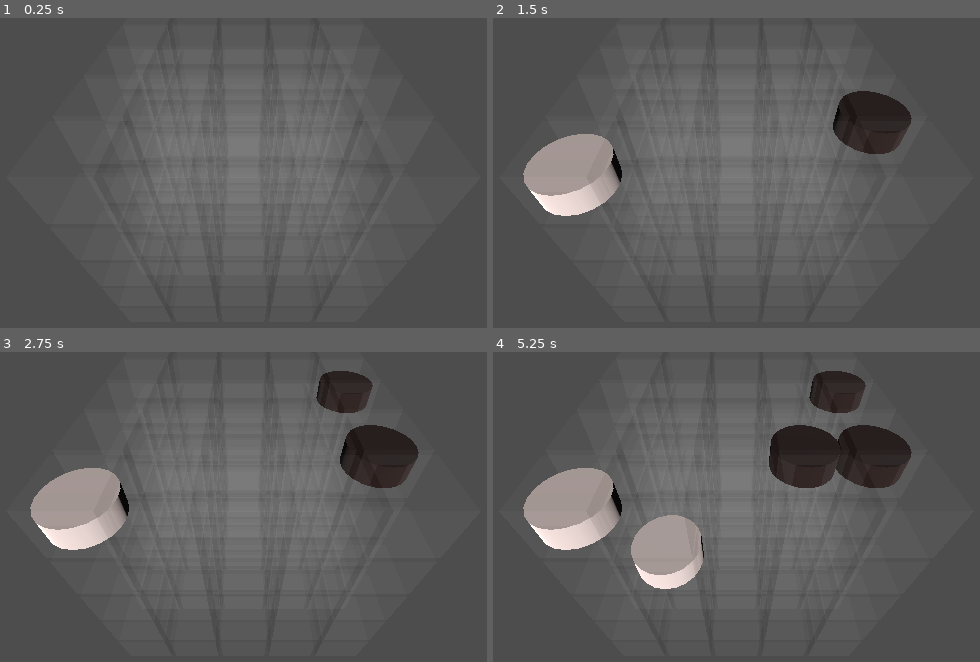
Above: before the commit, frames 1-4 (two rows, left to right).
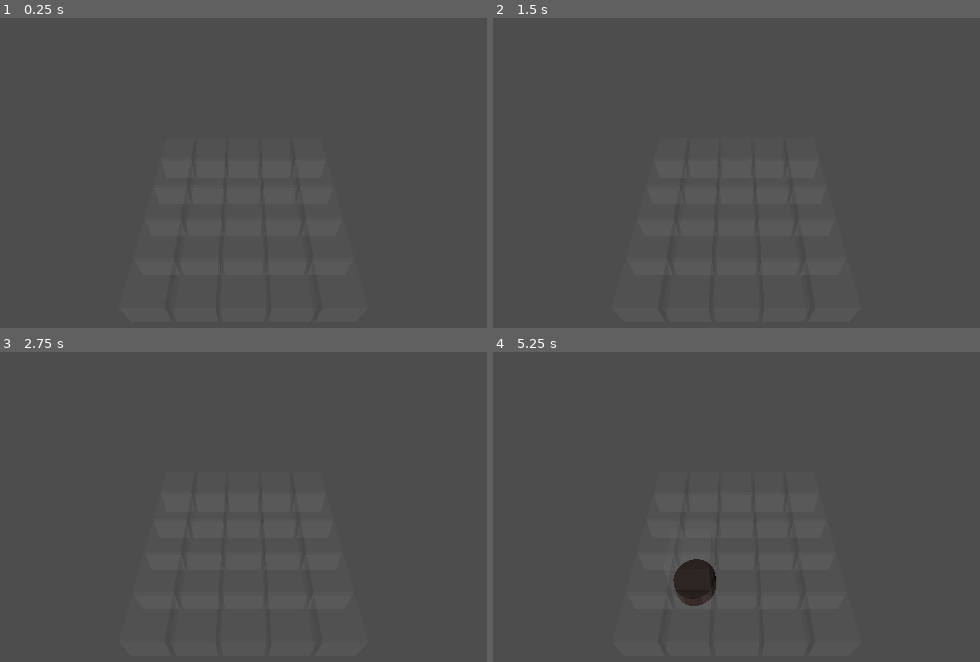
Above: after the commit, the same moments.

Repository: abazhutov/4-in-row-3D
Game: Godot game, scene res://main.tscn
Same seed, same stepped clock (60 frames per second), same inputs: the game is played once before the commit and once after it.
Inputs (mouse positions are in pixels of both pictures, inside the frame that each line leads up to):
- Up to frame 1 (0.25 s): no input
- Up to frame 2 (1.5 s): tap Enter at 0.5 s; move the mouse to (911, 114) at 0.52 s; click (911, 114) at 0.67 s; tap Space at 1.25 s; move the mouse to (575, 160) at 1.27 s; click (575, 160) at 1.42 s
- Up to frame 3 (2.75 s): tap Enter at 2 s; move the mouse to (321, 373) at 2.02 s; click (321, 373) at 2.17 s
- Up to frame 4 (5.25 s): tap Space at 2.75, 4.25 s; move the mouse to (697, 562) at 2.77 s; click (697, 562) at 2.92 s; tap Enter at 3.5 s; move the mouse to (975, 538) at 3.52 s; click (975, 538) at 3.67 s; move the mouse to (497, 404) at 4.27 s; click (497, 404) at 4.42 s; move the mouse to (775, 472) at 5.02 s; click (775, 472) at 5.17 s

The runs differ from the first frame. In frame 1, 14% of the frame differs, in the area x 26-74%, y 18-67%; in frame 2, 20%; in frame 3, 22%; in frame 4, 25%, in the area x 6-87%, y 6-82%.

Commit message:
improove gamplay. realease create cells on the board step-by-step

Diff:
--- a/gameManager.gd
+++ b/gameManager.gd
@@ -9,6 +9,7 @@
 
 const cell_size = 1.0
 const board_size = 5 # 5x5x5
+var board_offset = float(board_size) / 2.0
 var current_player = 1 # 1: Игрок 1 (Black), 2: Игрок 2/AI (White)
 
 # --- МОДЕЛЬ ИГРЫ ---
@@ -48,18 +49,20 @@
 func generate_board_cells():
 	# Генерация ячеек и их центрирование
 	for x in range(board_size):
+		print("for_x=",x)
 		for z in range(board_size):
-			for y in range(board_size):
+			#for y in range(board_size):
 				var cell = cell_scene.instantiate()
+				var var_y = 0
 
 				# Расчет позиции для центрирования
-				var offset = float(board_size) / 2.0
-				cell.position.x = x * cell_size - offset + cell_size / 2 # Добавляем 0.5 для центрирования 1x1 меша
-				cell.position.z = z * cell_size - offset + cell_size / 2
-				cell.position.y = y * cell_size - offset + cell_size / 2
-
+
+				cell.position.x = x * cell_size - board_offset + cell_size / 2
+				cell.position.z = z * cell_size - board_offset + cell_size / 2
+				#cell.position.y = y * cell_size - offset + cell_size / 2
+				cell.position.y = var_y * cell_size - board_offset + cell_size / 2
 				# 1. Передача логических координат ячейке
-				cell.set_coordinates(Vector3i(x, y, z))
+				cell.set_coordinates(Vector3i(x, var_y, z))
 
 				# 2. Подключение сигнала: при клике вызывается метод _on_cell_clicked
 				cell.cell_clicked.connect(_on_cell_clicked)
@@ -72,7 +75,11 @@
 	var y = coords.y
 	var z = coords.z
 
+	print("x=",x,"y=",y,"z",z)
+
 	if board_state[x][y][z] == EMPTY:
+		var cell = cell_scene.instantiate()
+
 		print("Ход игрока ", current_player, " на: ", coords)
 
 		# 1. Обновление модели
@@ -86,6 +93,24 @@
 			print("Игрок ", current_player, " победил!")
 			reset_game()
 			return
+
+		#3.1 создание ячейки над выбранной
+		if((y + 1) < board_size):
+			var var_y = y + 1
+
+			cell.position.x = x * cell_size - board_offset + cell_size / 2 # Добавляем 0.5 для центрирования 1x1 меша
+			cell.position.z = z * cell_size - board_offset + cell_size / 2
+			#cell.position.y = y * cell_size - offset + cell_size / 2
+
+			# 1. Передача логических координат ячейке
+			cell.position.y = var_y * cell_size - board_offset + cell_size / 2
+			cell.set_coordinates(Vector3i(x, var_y, z))
+
+			# 2. Подключение сигнала: при клике вызывается метод _on_cell_clicked
+			cell.cell_clicked.connect(_on_cell_clicked)
+
+			# 3. создание ячейки
+			add_child(cell)
 
 		# 4. Переключение игрока
 		current_player = PLAYER_2 if current_player == PLAYER_1 else PLAYER_1
